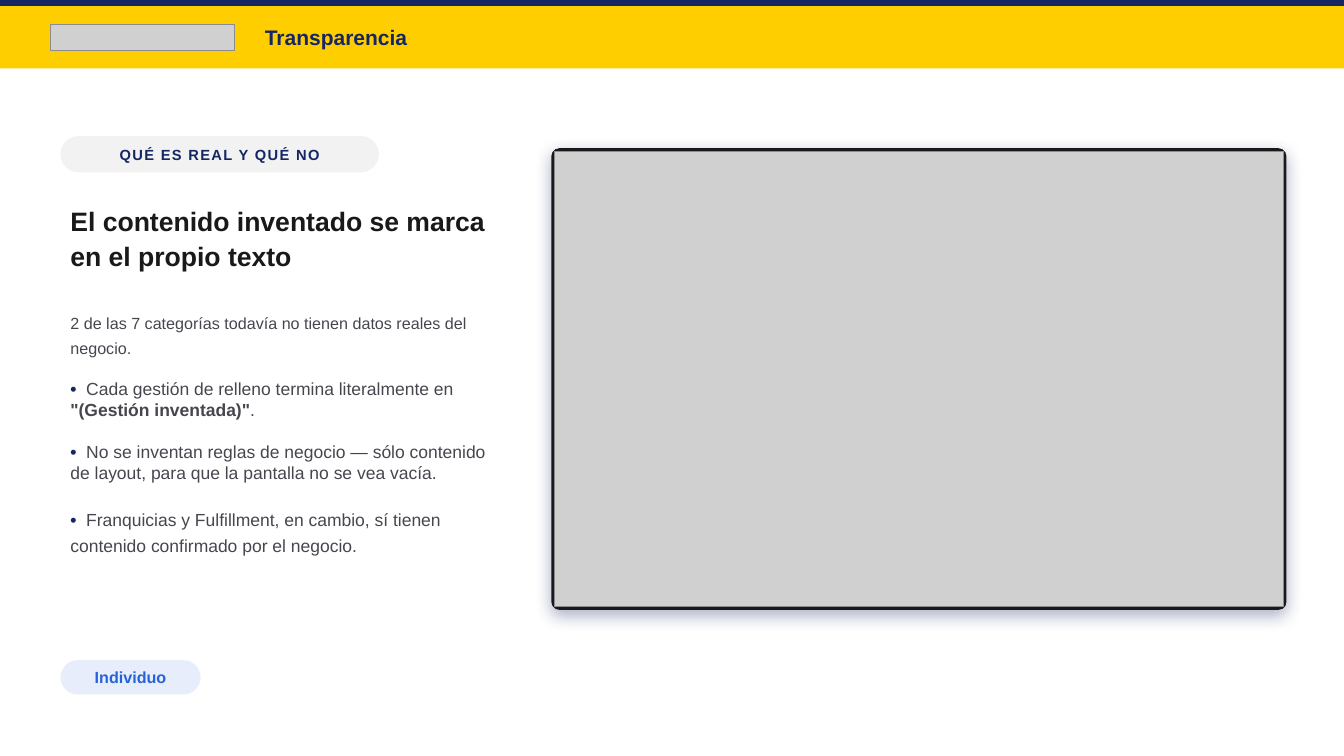
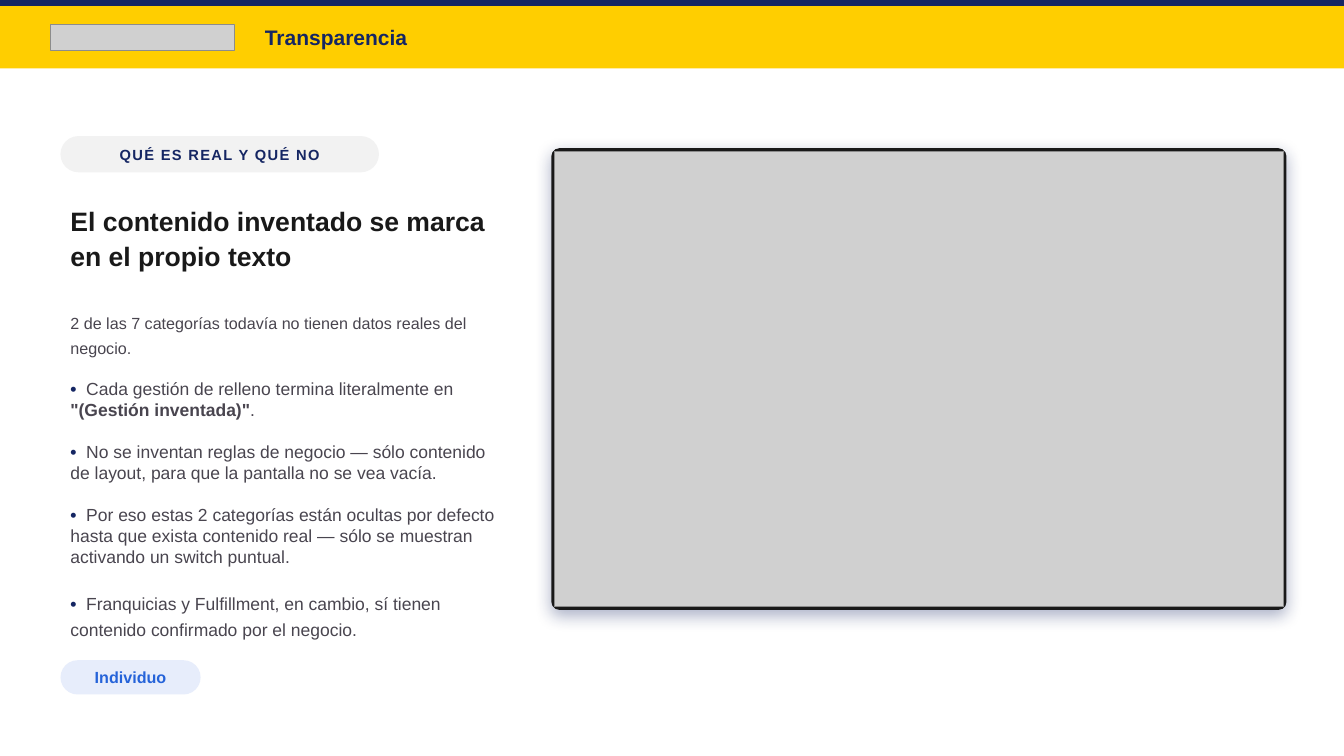
Before and after one commit to Marcolof/consultas-correo, a slide deck: slide 7 of hub/presentaciones/presentacion-v1.pptx. Drawn at 1344x756 pixels with LibreOffice and Linux fonts; fonts in the diff are those of the drawing; grey boxes stand for pictures. Boxes give left, top, right and bottom in pixels: in the first picture for what was removed or moved away, otherwise in the second. Text is boxed around its words. In the diff, an @@ line names an element or a change of style, - is before the commit and + after.

```diff
--- a/hub/presentaciones/presentacion-v1.pptx
+++ b/hub/presentaciones/presentacion-v1.pptx
@@ text at box(70, 382, 494, 640): text changed @@
-• Cada gestión de relleno termina literalmente en "(Gestión inventada)".
-• No se inventan reglas de negocio — sólo contenido de layout, para que la pantalla no se vea vacía.
-• Franquicias y Fulfillment, en cambio, sí tienen contenido confirmado por el negocio.
+• Cada gestión de relleno termina literalmente en "(Gestión inventada)".
+• No se inventan reglas de negocio — sólo contenido de layout, para que la pantalla no se vea vacía.
+• Por eso estas 2 categorías están ocultas por defecto hasta que exista contenido real — sólo se muestran activando un switch puntual.
+• Franquicias y Fulfillment, en cambio, sí tienen contenido confirmado por el negocio.
```
Also in this commit, not shown: 4 other slides changed, 8 other files.
